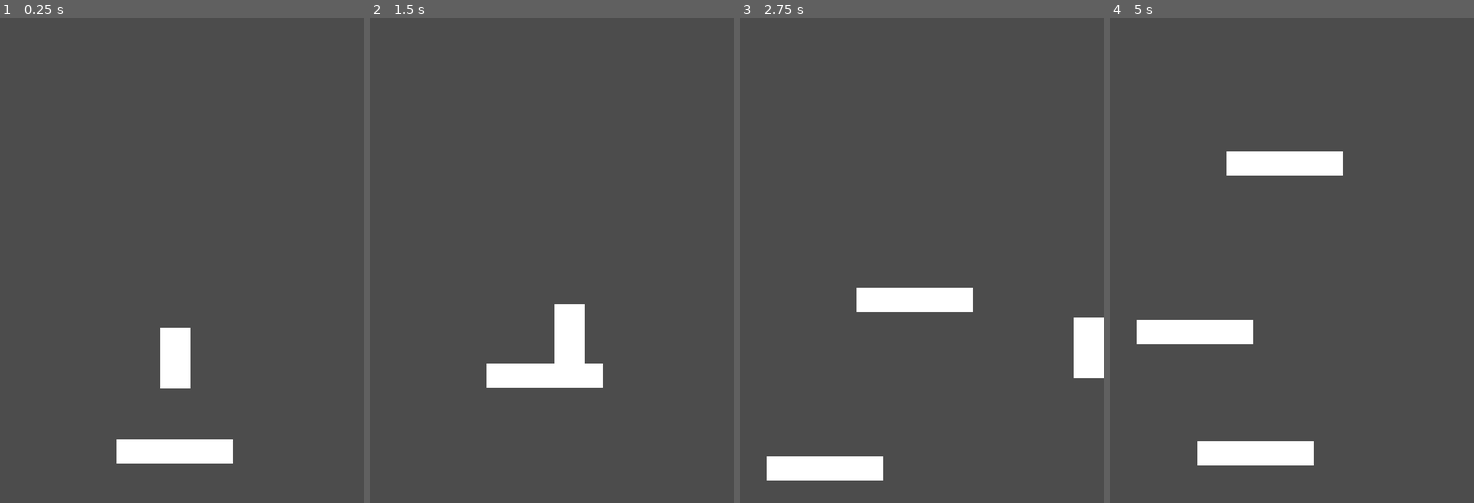
Above: before the commit, frames 1-4 (left to right).
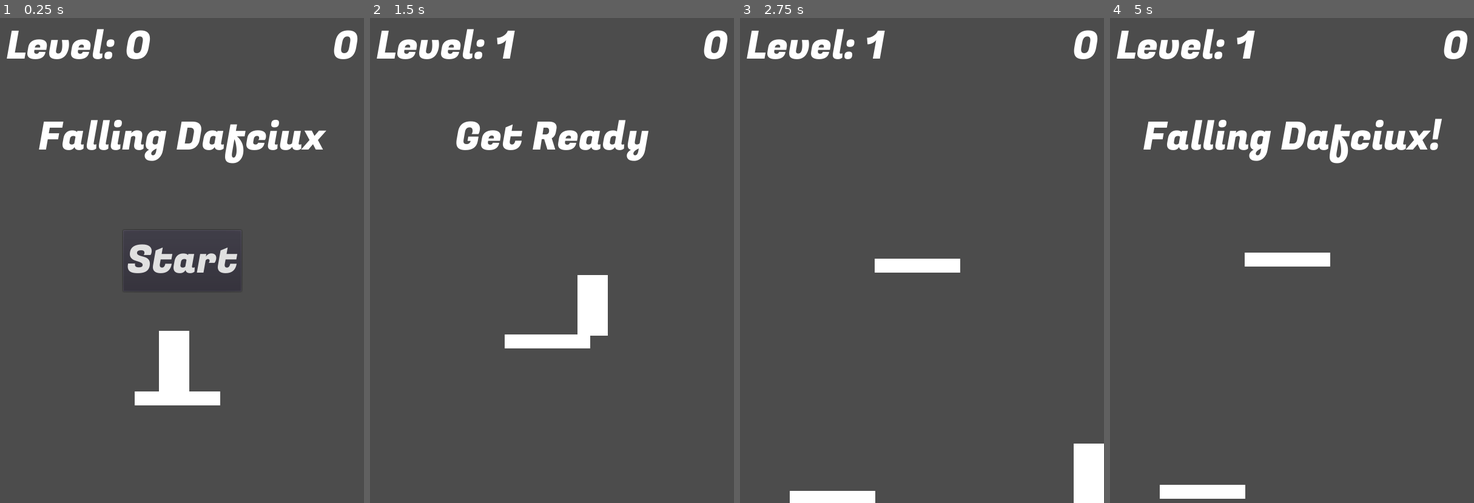
Above: after the commit, the same moments.

Repository: Nabiz/FallingPenguin
Game: Godot game, scene res://Main.tscn
Same seed, same stepped clock (60 frames per second), same inputs: the game is played once before the commit and once after it. Before the commit the project has no main scene; this scene is started directly in both runs.
Inputs (mouse positions are in pixels of both pictures, inside the frame that each line leads up to):
- Up to frame 1 (0.25 s): no input
- Up to frame 2 (1.5 s): click (552, 260) at 0.5 s, where only the run after the commit has a clickable "Start"; hold Right (ui_right) from 1.28 s (still down)
- Up to frame 3 (2.75 s): keep holding Right (ui_right)
- Up to frame 4 (5 s): release Right (ui_right) at 2.78 s; hold Left (ui_left) 2.78-3.53 s; hold Right (ui_right) from 3.53 s (still down)

The runs differ from the first frame. In frame 1, 7.3% of the frame differs, in the area x 1-99%, y 2-92%; in frame 2, 6.5%; in frame 3, 7.8%; in frame 4, 9.8%, in the area x 1-99%, y 2-100%.

Commit message:
Add HUD and death check

Diff:
--- /dev/null
+++ b/DeathZone.tscn
@@ -0,0 +1,10 @@
+[gd_scene load_steps=2 format=2]
+
+[sub_resource type="RectangleShape2D" id=1]
+extents = Vector2( 400, 10 )
+
+[node name="DeathZone" type="Area2D"]
+collision_layer = 4
+
+[node name="CollisionShape2D" type="CollisionShape2D" parent="."]
+shape = SubResource( 1 )
--- /dev/null
+++ b/HUD/HUD.gd
@@ -0,0 +1,31 @@
+extends CanvasLayer
+
+signal start_game
+
+func show_message(text):
+    $Message.text = text
+    $Message.show()
+    $MessageTimer.start()
+
+func show_game_over():
+    show_message("Game Over")
+    yield($MessageTimer, "timeout")
+
+    $Message.text = "Falling Dafciux!"
+    $Message.show()
+
+    yield(get_tree().create_timer(1), "timeout")
+    $StartButton.show()
+
+func update_score(score):
+    $ScoreLabel.text = str(score)
+
+func update_level(level):
+    $LevelLabel.text = "Level: " + str(level)
+
+func _on_StartButton_pressed():
+    $StartButton.hide()
+    emit_signal("start_game")
+
+func _on_MessageTimer_timeout():
+    $Message.hide()
--- /dev/null
+++ b/HUD/HUD.tscn
@@ -0,0 +1,63 @@
+[gd_scene load_steps=4 format=2]
+
+[ext_resource path="res://HUD/FugazOne-Regular.ttf" type="DynamicFontData" id=1]
+[ext_resource path="res://HUD/HUD.gd" type="Script" id=2]
+
+[sub_resource type="DynamicFont" id=1]
+size = 64
+font_data = ExtResource( 1 )
+
+[node name="HUD" type="CanvasLayer"]
+script = ExtResource( 2 )
+
+[node name="ScoreLabel" type="Label" parent="."]
+anchor_right = 1.0
+margin_right = -10.0
+margin_bottom = 95.0
+custom_fonts/font = SubResource( 1 )
+text = "0"
+align = 2
+__meta__ = {
+"_edit_use_anchors_": false
+}
+
+[node name="Message" type="Label" parent="."]
+anchor_right = 1.0
+margin_top = 150.0
+margin_bottom = 95.0
+custom_fonts/font = SubResource( 1 )
+text = "Falling Dafciux"
+align = 1
+__meta__ = {
+"_edit_use_anchors_": false
+}
+
+[node name="StartButton" type="Button" parent="."]
+anchor_left = 0.5
+anchor_top = 0.5
+anchor_right = 0.5
+anchor_bottom = 0.5
+margin_left = -97.5
+margin_top = -50.5
+margin_right = 97.5
+margin_bottom = 50.5
+custom_fonts/font = SubResource( 1 )
+text = "Start"
+__meta__ = {
+"_edit_use_anchors_": false
+}
+
+[node name="MessageTimer" type="Timer" parent="."]
+wait_time = 2.0
+
+[node name="LevelLabel" type="Label" parent="."]
+anchor_right = 1.0
+margin_left = 10.0
+margin_bottom = 95.0
+custom_fonts/font = SubResource( 1 )
+text = "Level: 0"
+__meta__ = {
+"_edit_use_anchors_": false
+}
+[connection signal="pressed" from="StartButton" to="." method="_on_StartButton_pressed"]
+[connection signal="timeout" from="MessageTimer" to="." method="_on_MessageTimer_timeout"]
--- a/Main.gd
+++ b/Main.gd
@@ -2,27 +2,61 @@
 
 export (PackedScene) var Platform
 var screen_size
-var platforms = []
-var speed = 100
+var speed
+var score = 0
+var level = 1
 
 func _ready():
-	screen_size = get_viewport_rect().size
-	randomize()
+    screen_size = get_viewport_rect().size
+    $Platform.set_speed(0)
+    $Player.walk_speed = 0
+    speed = 100
+    randomize()
 
-func spawn_platform():
-	var spawn_position = Vector2(rand_range(0, screen_size.x - $Platform/ColorRect.margin_right), screen_size.y)
-	var platform = Platform.instance()
-	add_child(platform)
-	platform.set_speed(speed)
-	platform.position = spawn_position
-	platforms.append(platform)
-
-func _on_Timer_timeout():
-	spawn_platform()
+func _on_SpawnTimer_timeout():
+    var platform = Platform.instance()
+    add_child(platform)
+    var spawn_position = Vector2(rand_range(
+    0, screen_size.x - $Platform/ColorRect.margin_right), screen_size.y)
+    platform.set_speed(speed)
+    platform.position = spawn_position
+    platform.connect(
+        "touched_by_player", get_node("."), "_on_Platform_touched_by_player")
 
 func _on_SpeedTimer_timeout():
-	print("SZYBCIEJ!!!")
-	$Timer.wait_time /= 1.25
-	speed *= 1.5
-	for platform in platforms:
-		platform.set_speed(speed)
+    $SpawnTimer.wait_time /= 1.25
+    speed *= 1.5
+    level += 1
+    $HUD.update_level(level)
+    for child in get_children():
+        if 'Platform' in child.name:
+            child.set_speed(speed)
+
+func _on_HUD_start_game():
+    $SpawnTimer.start()
+    $SpeedTimer.start()
+    $Player.walk_speed = 400
+    $Player.gravity = 400
+    $Platform.set_speed(speed)
+    $HUD.show_message("Get Ready")
+    $HUD.update_level(level)
+
+
+func _on_DeathZone_body_entered(_body):
+    $Player.walk_speed = 0
+    $Player.gravity = 0
+    $SpawnTimer.stop()
+    $SpeedTimer.stop()
+    $HUD.show_game_over()
+    speed = 0
+    for child in get_children():
+        if 'Platform' in child.name:
+            child.set_speed(0)
+    yield(get_tree().create_timer(3), "timeout")
+# warning-ignore:return_value_discarded
+    get_tree().reload_current_scene()
+
+
+func _on_Platform_touched_by_player():
+    score += 100 * level
+    $HUD.update_score(score)
--- a/Main.tscn
+++ b/Main.tscn
@@ -1,25 +1,36 @@
-[gd_scene load_steps=4 format=2]
+[gd_scene load_steps=6 format=2]
 
 [ext_resource path="res://Platform/Platform.tscn" type="PackedScene" id=1]
 [ext_resource path="res://Player/Player.tscn" type="PackedScene" id=2]
 [ext_resource path="res://Main.gd" type="Script" id=3]
+[ext_resource path="res://HUD/HUD.tscn" type="PackedScene" id=4]
+[ext_resource path="res://DeathZone.tscn" type="PackedScene" id=5]
 
 [node name="Main" type="Node2D"]
 script = ExtResource( 3 )
 Platform = ExtResource( 1 )
 
 [node name="Player" parent="." instance=ExtResource( 2 )]
-position = Vector2( 264, 504 )
+position = Vector2( 261.544, 511.366 )
 
 [node name="Platform" parent="." instance=ExtResource( 1 )]
-position = Vector2( 192, 720 )
+position = Vector2( 222.455, 615.642 )
 
-[node name="Timer" type="Timer" parent="."]
+[node name="SpawnTimer" type="Timer" parent="."]
 wait_time = 2.0
-autostart = true
 
 [node name="SpeedTimer" type="Timer" parent="."]
 wait_time = 10.0
-autostart = true
-[connection signal="timeout" from="Timer" to="." method="_on_Timer_timeout"]
+
+[node name="HUD" parent="." instance=ExtResource( 4 )]
+
+[node name="DeathZone" parent="." instance=ExtResource( 5 )]
+position = Vector2( 283.657, 847.646 )
+
+[node name="DeathZone2" parent="." instance=ExtResource( 5 )]
+position = Vector2( 292.898, -26.4063 )
+[connection signal="timeout" from="SpawnTimer" to="." method="_on_SpawnTimer_timeout"]
 [connection signal="timeout" from="SpeedTimer" to="." method="_on_SpeedTimer_timeout"]
+[connection signal="start_game" from="HUD" to="." method="_on_HUD_start_game"]
+[connection signal="body_entered" from="DeathZone" to="." method="_on_DeathZone_body_entered"]
+[connection signal="body_entered" from="DeathZone2" to="." method="_on_DeathZone_body_entered"]
--- a/Platform/Platform.gd
+++ b/Platform/Platform.gd
@@ -1,9 +1,22 @@
 extends StaticBody2D
 
 var speed = 100
+var scored = false
+
+signal touched_by_player
 
 func _process(delta):
-	position.y -= speed * delta
+    position.y -= speed * delta
 
 func set_speed(new_speed):
-	speed = new_speed
+    speed = new_speed
+
+
+func _on_VisibilityNotifier2D_screen_exited():
+    queue_free()
+
+
+func _on_ScoreArea_body_entered(body):
+    if scored == false and body.is_on_floor():
+        scored = true
+        emit_signal("touched_by_player")
--- a/Platform/Platform.tscn
+++ b/Platform/Platform.tscn
@@ -1,22 +1,40 @@
-[gd_scene load_steps=3 format=2]
+[gd_scene load_steps=4 format=2]
 
 [ext_resource path="res://Platform/Platform.gd" type="Script" id=1]
 
 [sub_resource type="RectangleShape2D" id=1]
-extents = Vector2( 104, 16 )
+extents = Vector2( 70.5469, 11.4656 )
+
+[sub_resource type="RectangleShape2D" id=2]
+extents = Vector2( 70.3013, 1.72256 )
 
 [node name="Platform" type="StaticBody2D"]
+collision_layer = 2
 script = ExtResource( 1 )
 
 [node name="ColorRect" type="ColorRect" parent="."]
-margin_right = 192.0
-margin_bottom = 40.0
+margin_right = 141.0
+margin_bottom = 23.0
 __meta__ = {
 "_edit_use_anchors_": false
 }
 
 [node name="CollisionShape2D" type="CollisionShape2D" parent="."]
-position = Vector2( 96, 16 )
+position = Vector2( 70.2363, 11.7674 )
 shape = SubResource( 1 )
 one_way_collision = true
 one_way_collision_margin = 20.0
+
+[node name="VisibilityNotifier2D" type="VisibilityNotifier2D" parent="."]
+position = Vector2( 70.5741, 11.2256 )
+scale = Vector2( 7.00846, 1.05521 )
+
+[node name="ScoreArea" type="Area2D" parent="."]
+collision_layer = 2
+
+[node name="CollisionShape2D" type="CollisionShape2D" parent="ScoreArea"]
+position = Vector2( 70.298, -1.84026 )
+shape = SubResource( 2 )
+one_way_collision = true
+[connection signal="screen_exited" from="VisibilityNotifier2D" to="." method="_on_VisibilityNotifier2D_screen_exited"]
+[connection signal="body_entered" from="ScoreArea" to="." method="_on_ScoreArea_body_entered"]
--- a/Player/Player.gd
+++ b/Player/Player.gd
@@ -1,23 +1,23 @@
 extends KinematicBody2D
 
-const GRAVITY = 200.0
-const WALK_SPEED = 200
+var gravity = 400.0
+var walk_speed = 200.0
 
 var velocity = Vector2()
 var screen_size
 
 func _ready():
-	screen_size = get_viewport_rect().size
+    screen_size = get_viewport_rect().size
 
 func _physics_process(delta):
-	velocity.y += delta * GRAVITY
-	if is_on_floor():
-		velocity.y = 0
-	if Input.is_action_pressed("ui_left"):
-		velocity.x = -WALK_SPEED
-	elif Input.is_action_pressed("ui_right"):
-		velocity.x =  WALK_SPEED
-	else:
-		velocity.x = 0
-	move_and_slide(velocity, Vector2(0, -1))
-	position.x = clamp(position.x, 0, screen_size.x-$ColorRect.margin_right)
+    velocity.y += delta * gravity
+    if is_on_floor():
+        velocity.y = 0
+    if Input.is_action_pressed("ui_left"):
+        velocity.x = -walk_speed
+    elif Input.is_action_pressed("ui_right"):
+        velocity.x =  walk_speed
+    else:
+        velocity.x = 0
+    move_and_slide(velocity, Vector2(0, -1))
+    position.x = clamp(position.x, 0, screen_size.x-$ColorRect.margin_right)
--- a/Player/Player.tscn
+++ b/Player/Player.tscn
@@ -6,6 +6,7 @@
 extents = Vector2( 25, 50 )
 
 [node name="Player" type="KinematicBody2D"]
+collision_mask = 6
 script = ExtResource( 1 )
 
 [node name="ColorRect" type="ColorRect" parent="."]
--- a/project.godot
+++ b/project.godot
@@ -16,12 +16,20 @@
 [application]
 
 config/name="Falling Dafciux"
+run/main_scene="res://Main.tscn"
 config/icon="res://icon.png"
 
 [display]
 
 window/size/width=600
 window/size/height=800
+window/size/resizable=false
+
+[layer_names]
+
+2d_physics/layer_1="Player"
+2d_physics/layer_2="Platforms"
+2d_physics/layer_3="Death"
 
 [rendering]
 
Binary file added: HUD/FugazOne-Regular.ttf
